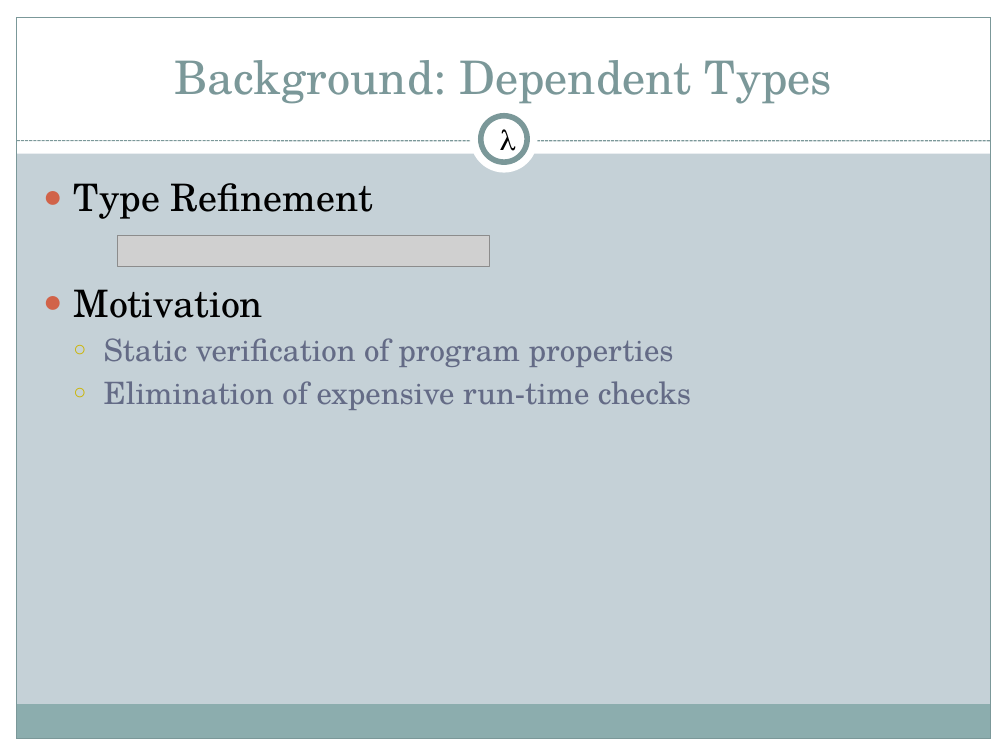
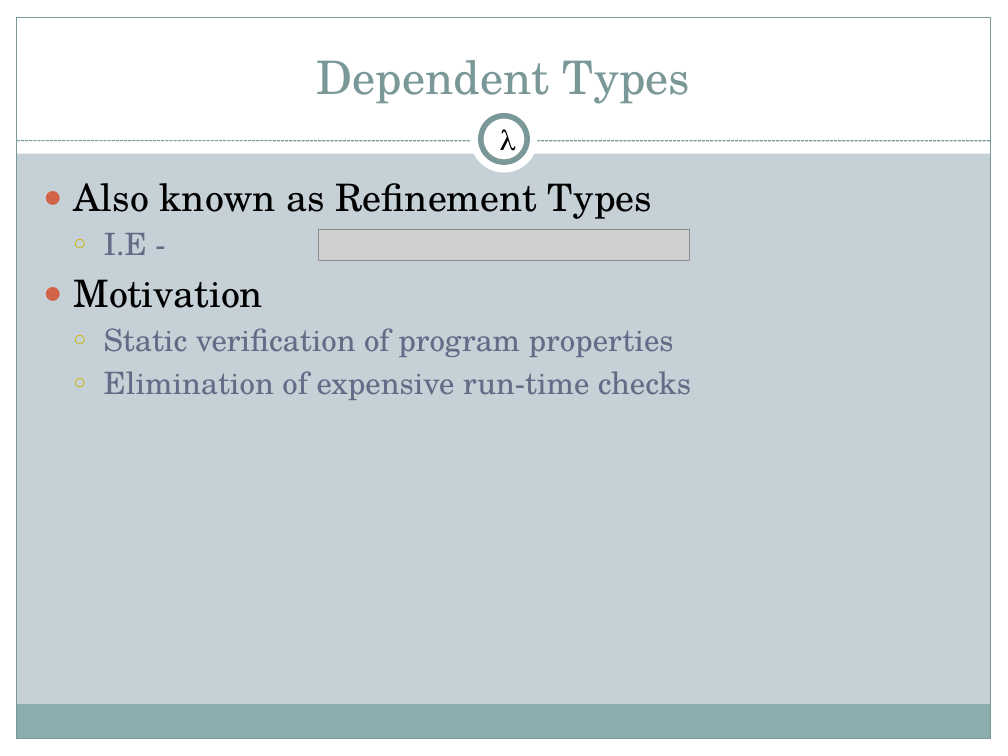
Before and after one commit to 2016rshah/CS395T, a slide deck: slide 4 of liquid-types.pptx (slide 2 before the commit). Drawn at 1008x756 pixels with LibreOffice and Linux fonts; fonts in the diff are those of the drawing; grey boxes stand for pictures. Boxes give left, top, right and bottom in pixels: in the first picture for what was removed or moved away, otherwise in the second. Text is boxed around its words. In the diff, an @@ line names an element or a change of style, - is before the commit and + after.

```diff
--- a/liquid-types.pptx
+++ b/liquid-types.pptx
@@ title at <box>317,60,690,104</box>: text changed @@
-Background: Dependent Types
+Dependent Types
@@ text at <box>73,183,653,255</box>: text changed @@
-● Type Refinement
+● Also known as Refinement Types
+  ○ I.E -
@@ picture: place and size @@
-picture at <box>118,235,489,267</box>
+picture at <box>319,229,689,261</box>
```
Also in this commit, not shown: 5 other slides changed, 30 slides added, 1 slide removed, 2 other files.
